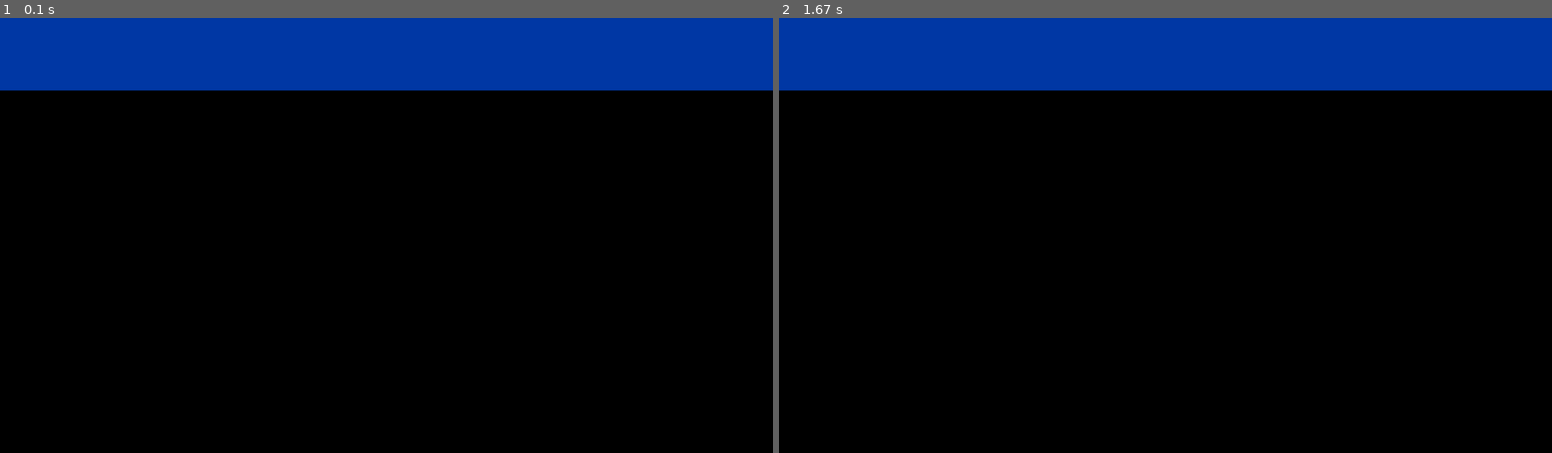
Above: before the commit, frames 1-2 (left to right).
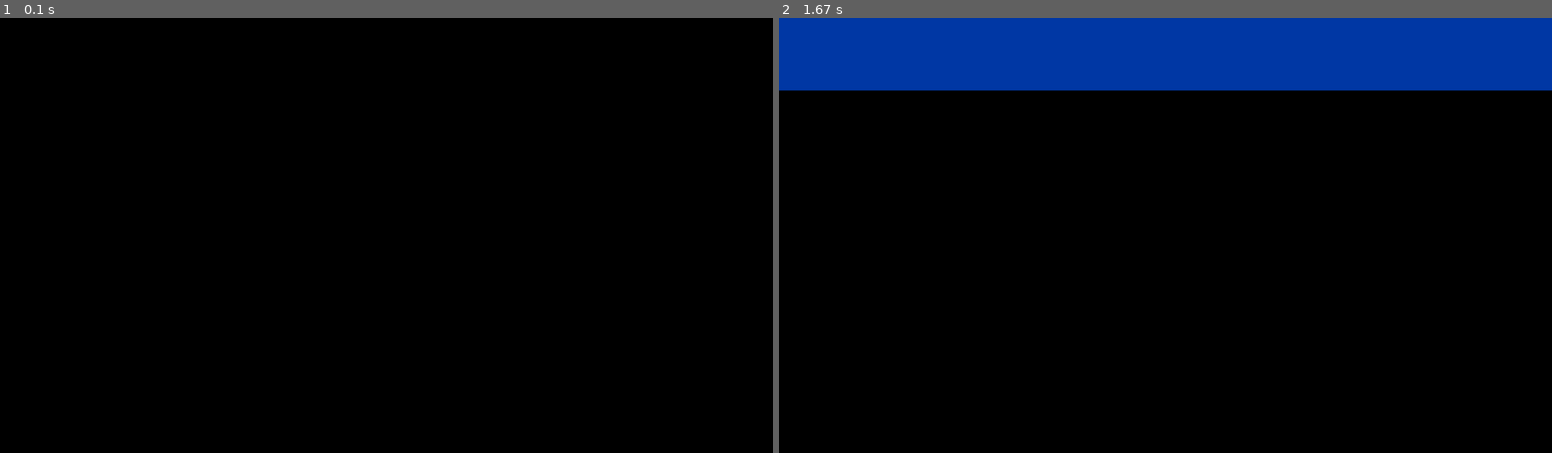
Above: after the commit, the same moments.

Repository: ESWDigitalWasteBins/DigitalWasteBins
Game: pygame game, started from dwb/display.py
The game is run twice, just before and just after one commit, with the same random seed, the same clock (stepped at 60 frames per second) and the same inputs.
Inputs:
- Up to frame 1 (0.1 s): no input
- Up to frame 2 (1.67 s): no input

The runs differ from the first frame. In frame 1, 17% of the frame differs, in the area x 0-100%, y 0-17%; in frame 2, nothing differs.

Commit message:
Reduce fps again

Diff:
--- a/dwb/display.py
+++ b/dwb/display.py
@@ -234,7 +234,7 @@
 
         header.draw()
 
-        clock.tick(30)
+        clock.tick(1)
 
         pygame.display.flip()
 
